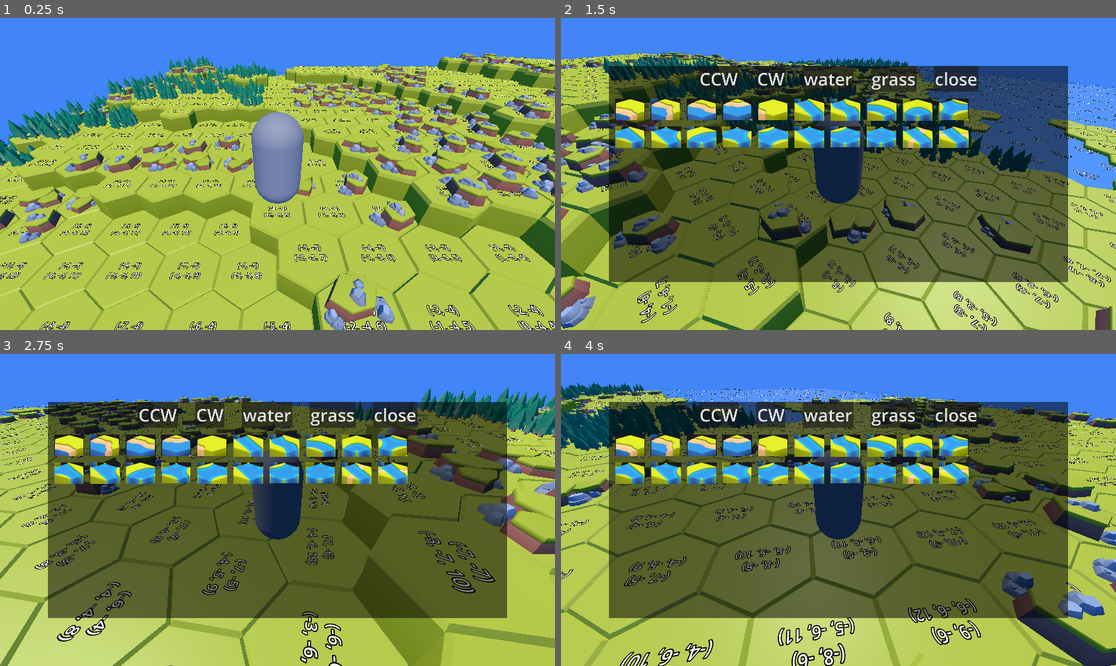
Above: before the commit, frames 1-4 (two rows, left to right).
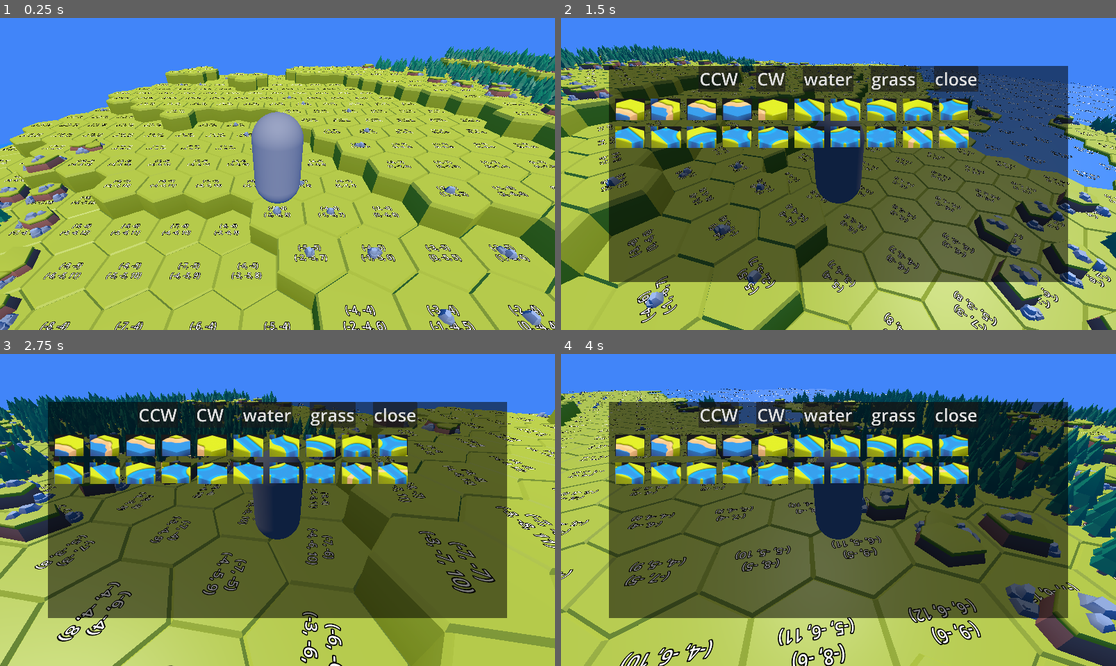
Above: after the commit, the same moments.

Repository: super-goose/hex-terrain
Game: Godot game, scene res://main.tscn
Same seed, same stepped clock (60 frames per second), same inputs: the game is played once before the commit and once after it.
Inputs (mouse positions are in pixels of both pictures, inside the frame that each line leads up to):
- Up to frame 1 (0.25 s): no input
- Up to frame 2 (1.5 s): tap Enter (ui_accept) at 0.5, 0.77 s; move the mouse to (960, 158) at 0.52 s; hold Right (ui_right) 0.53-1.28 s; click (960, 158) at 0.67 s; move the mouse to (727, 189) at 1.27 s; hold Down (ui_down) from 1.28 s (still down)
- Up to frame 3 (2.75 s): tap Enter (ui_accept) at 1.52 s; move the mouse to (333, 441) at 2.02 s; release Down (ui_down) at 2.03 s; hold Right (ui_right) from 2.03 s (still down)
- Up to frame 4 (4 s): move the mouse to (810, 572) at 2.77 s; release Right (ui_right) at 2.78 s; hold Up (ui_up) 2.78-3.53 s; click (810, 572) at 2.92 s; tap Enter (ui_accept) at 3.02, 3.77 s; move the mouse to (1005, 556) at 3.52 s; hold Left (ui_left) from 3.53 s (still down)

The runs differ from the first frame. In frame 1, 18% of the frame differs, in the area x 0-100%, y 8-100%; in frame 2, 15%; in frame 3, 15%; in frame 4, 21%.

Commit message:
tweaking noise settings

Diff:
--- a/terrain.gd
+++ b/terrain.gd
@@ -78,7 +78,7 @@
 	var noise = FastNoiseLite.new()
 	noise.noise_type = FastNoiseLite.TYPE_SIMPLEX
 	noise.seed = randi()
-	noise.fractal_type = FastNoiseLite.FRACTAL_RIDGED
+	noise.fractal_type = FastNoiseLite.FRACTAL_PING_PONG
 	noise.fractal_octaves = 5
 	noise.fractal_gain = 0.5
 	noise.frequency = 0.01
@@ -94,7 +94,7 @@
 
 			var variant = int(10 * noise.get_noise_3d(q, r, s))
 			print(variant)
-			if variant in [2, 5, 6]:
+			if variant > 2: #in [2, 5, 6]:
 				tiles[to_cubic_coords_key(coord)]['decoration'] = 'tree'
 			if variant == -5:
 				tiles[to_cubic_coords_key(coord)]['decoration'] = 'rock'
